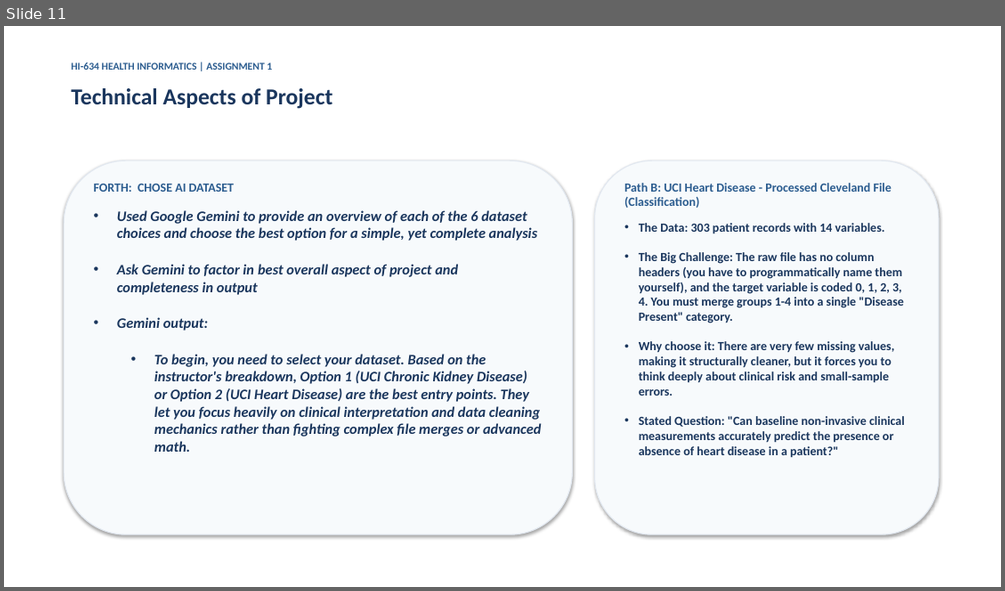
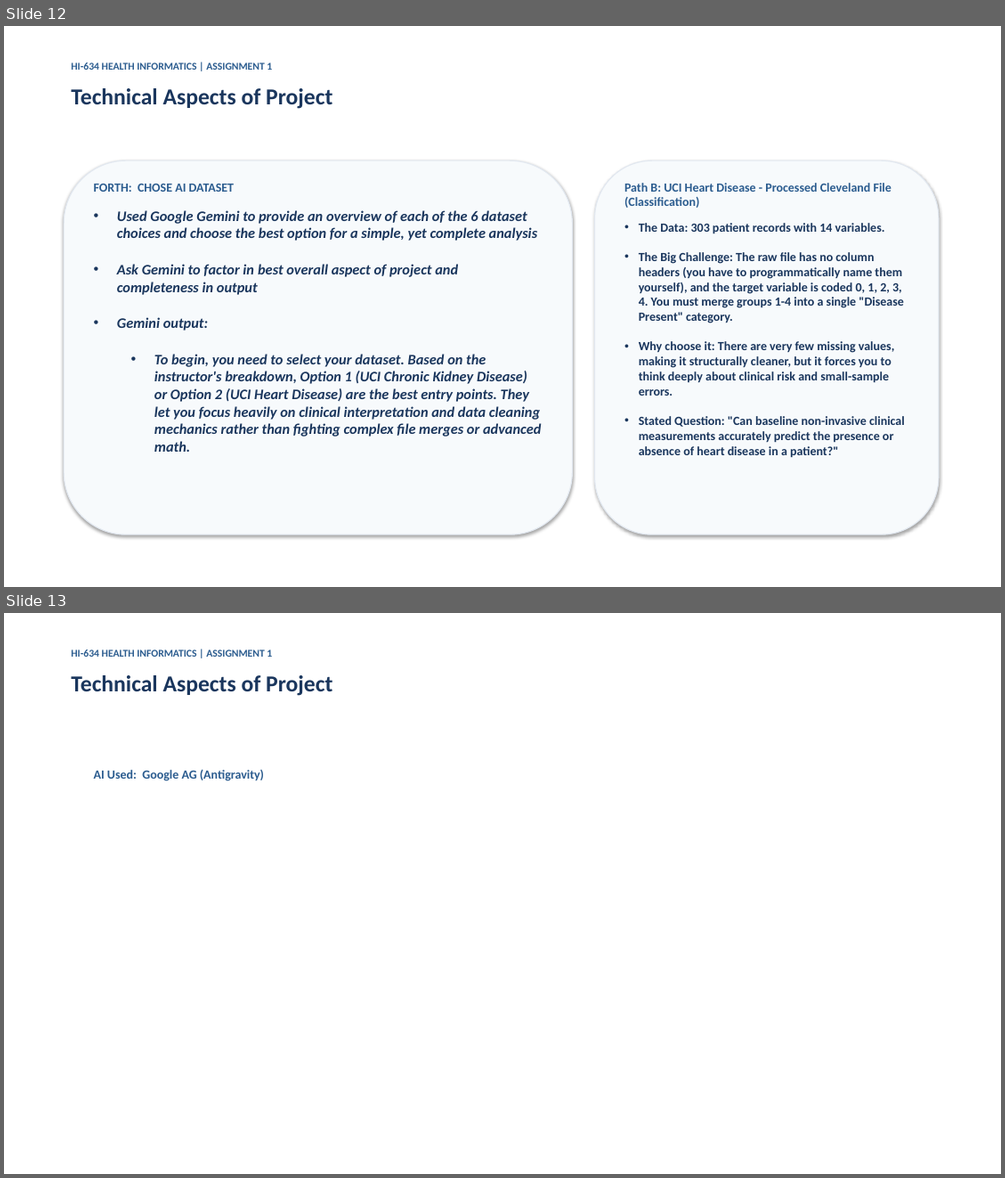
Before and after one commit to kafeiaulait-gif/HI-634-Assignment_1-Health-Data-Science-Project, a slide deck: assignment_submission/deliverables/slide_show.pptx. Shown one above the other, each under a label of ours: slide 11 before the commit, slides 12 and 13 after it. The pictures are 1005x591 and 1005x1178 pixels, drawn with LibreOffice and Linux fonts; fonts in the diff are those of the drawing. Boxes give left, top, right and bottom in pixels: in the first picture for what was removed or moved away, otherwise in the second. Text is boxed around its words. In the diff, an @@ line names an element or a change of style, - is before the commit and + after.

```diff
--- a/assignment_submission/deliverables/slide_show.pptx
+++ b/assignment_submission/deliverables/slide_show.pptx
@@ slide 13 added at box(4, 613, 1001, 1174), background #FFFFFF @@
@@ text added at box(71, 649, 272, 657), 10 pt, text #2B5C8F, bold @@
+HI-634 HEALTH INFORMATICS | ASSIGNMENT 1
@@ text added at box(71, 675, 332, 696), 22 pt, text #1A365D, bold @@
+Technical Aspects of Project
@@ text added at box(94, 770, 264, 781), 12 pt, text #2B5C8F, bold @@
+AI Used: Google AG (Antigravity)
@@ what was slide 11 is now slide 12 @@
```
Also in this commit, not shown: 1 slide changed, 3 other slides added, 2 other files.
